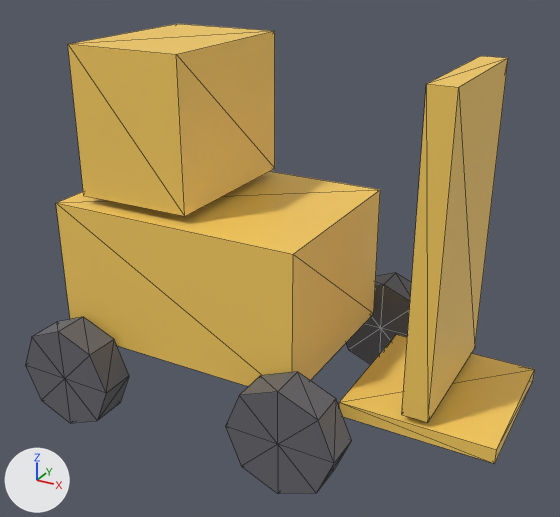
The glTF model public/studio/v2.15.0/d_forklift/model.glb: old version first, new version second.
Camera for both pictures: a camera (50 mm lens) standing at (3.11, -5.19, 2.94) and looking at (0.3, -0.08, 0.38). Arrows for +X, +Y and +Z are at lower left; the lights stay in place. The first picture is the older version. Mesh edges are drawn as thin lines. Where no turn or scale is listed for an object, it has been applied to the vertices.

Names of what the first picture shows: 'part0', 'part1', 'part2', 'part3', 'part4', 'part5', 'part7'.
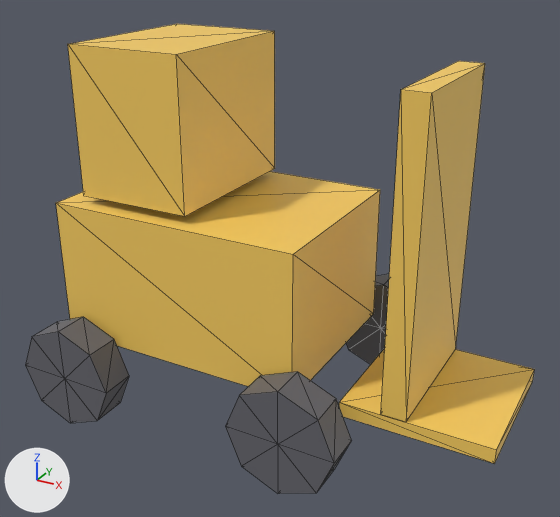
Diff of the bpy script that builds the scene:
```diff
--- a/public/studio/v2.15.0/d_forklift/model.glb.py
+++ b/public/studio/v2.15.0/d_forklift/model.glb.py
@@ me_geometry_2 @@
 # used by ob_part2; location = (0.0, 0.0, 0.0)
-me_geometry_2.from_pydata(...)  # 8 vertices, 12 faces; spans x 1.6..1.8, y -0.6..0.6, z -0.39..2.01
+me_geometry_2.from_pydata(...)  # 8 vertices, 12 faces; spans x 1.44..1.64, y -0.6..0.6, z -0.43..1.97
+# me_geometry_2 part 1: the whole mesh is moved by (-0.16, 0.0, -0.05)
 me_geometry_2.materials.append(mat_defaultmaterial_002)
```

Where the change shows, as pixel boxes [x1, y1, x2, y2] in the pictures (560 x 517 px):
'part2', moved: before [402, 56, 508, 422]; after [381, 61, 485, 422]
